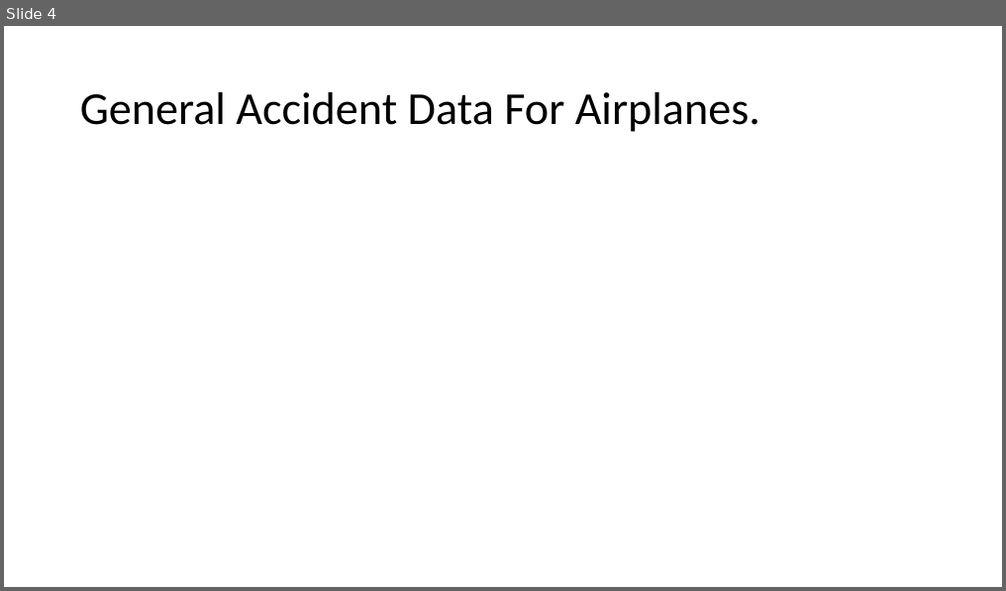
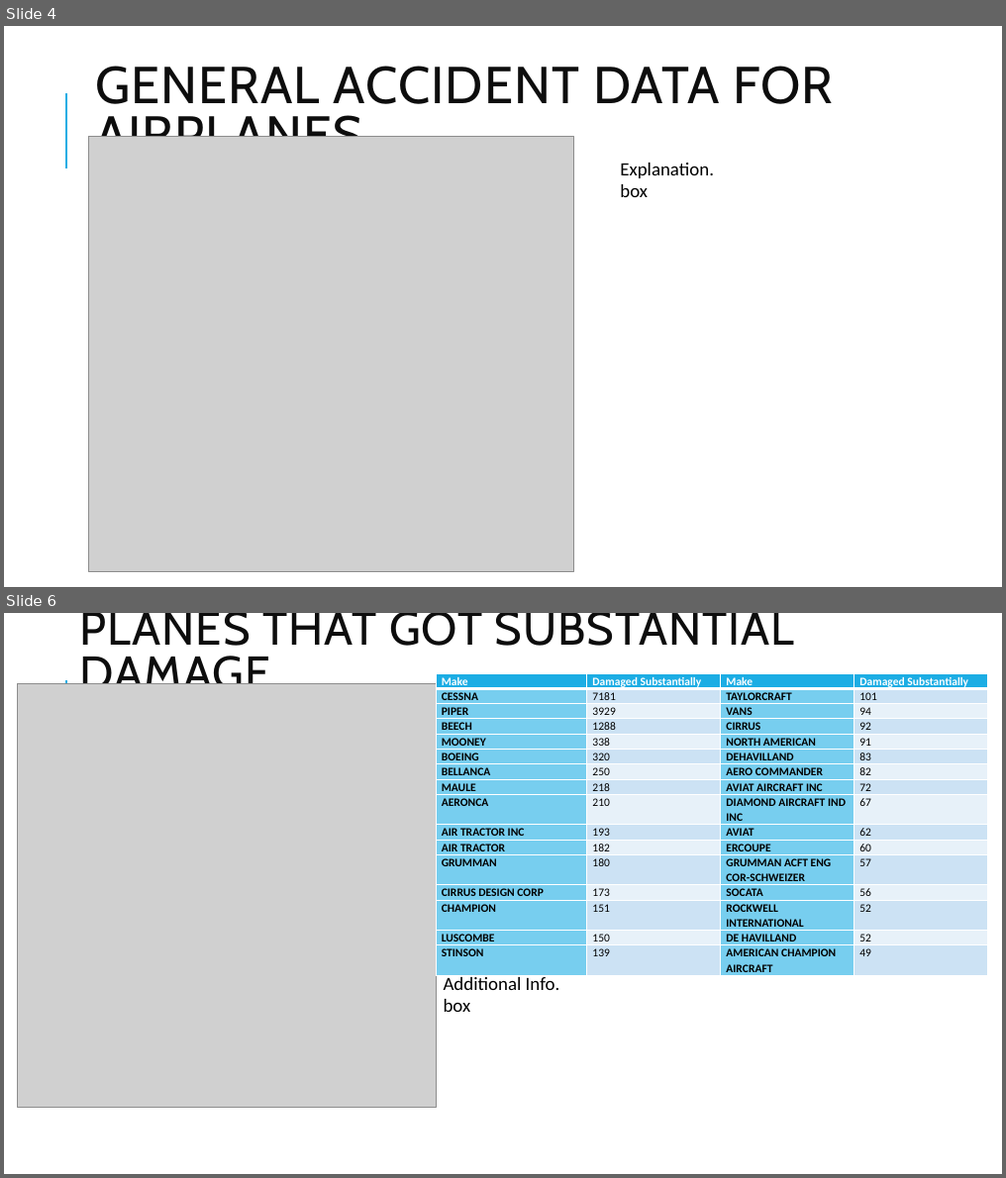
Before and after one commit to kdizz/dsc-phase-1-project-v3, a slide deck: CAPITAL INVESTMENTS LIMITED.pptx. Shown one above the other, each under a label of ours: slide 4 before the commit, slides 4 and 6 after it; the slides between them are not shown. The pictures are 1006x591 and 1006x1178 pixels, drawn with LibreOffice and Linux fonts; fonts in the diff are those of the drawing; grey boxes stand for pictures. Boxes give left, top, right and bottom in pixels: in the first picture for what was removed or moved away, otherwise in the second. Text is boxed around its words. In the diff, an @@ line names an element or a change of style, - is before the commit and + after.

```diff
--- a/CAPITAL INVESTMENTS LIMITED.pptx
+++ b/CAPITAL INVESTMENTS LIMITED.pptx
@@ slide 6 added at (4,613,1002,1174), background #FFFFFF; not listed: 1 template element that a slide beside it also shows @@
@@ title added at (80,613,794,684), 45 pt, text #0D0D0D @@
+PLANES THAT GOT SUBSTANTIAL DAMAGE
@@ picture added at (18,683,436,1108) @@
@@ table added at (436,673,989,976), 16 rows, 4 columns @@
+Make | Damaged Substantially | Make | Damaged Substantially
+CESSNA | 7181 | TAYLORCRAFT | 101
+PIPER | 3929 | VANS | 94
+BEECH | 1288 | CIRRUS | 92
+MOONEY | 338 | NORTH AMERICAN | 91
+BOEING | 320 | DEHAVILLAND | 83
+BELLANCA | 250 | AERO COMMANDER | 82
+MAULE | 218 | AVIAT AIRCRAFT INC | 72
+AERONCA | 210 | DIAMOND AIRCRAFT IND INC | 67
+AIR TRACTOR INC | 193 | AVIAT | 62
+AIR TRACTOR | 182 | ERCOUPE | 60
+GRUMMAN | 180 | GRUMMAN ACFT ENG COR-SCHWEIZER | 57
+CIRRUS DESIGN CORP | 173 | SOCATA | 56
+CHAMPION | 151 | ROCKWELL INTERNATIONAL | 52
+LUSCOMBE | 150 | DE HAVILLAND | 52
+STINSON | 139 | AMERICAN CHAMPION AIRCRAFT | 49
@@ text added at (444,974,560,1012), 18 pt, text #000000 @@
+Additional Info.
+box
@@ slide 4 changed as well @@
@@ title at (95,66,833,137): text changed; size 44 to 50 pt; font Calibri to Cabin; text colour #000000 to #0D0D0D @@
-General Accident Data For Airplanes.
+GENERAL ACCIDENT DATA FOR AIRPLANES.
@@ line added from (66, 169) to (66, 93), #1CADE4 1.5 pt @@
@@ picture added at (88,136,573,572) @@
@@ text added at (620,163,714,197), 18 pt, text #000000 @@
+Explanation.
+box
```
Also in this commit, not shown: 3 other slides changed, 5 other slides added, 3 other files.
